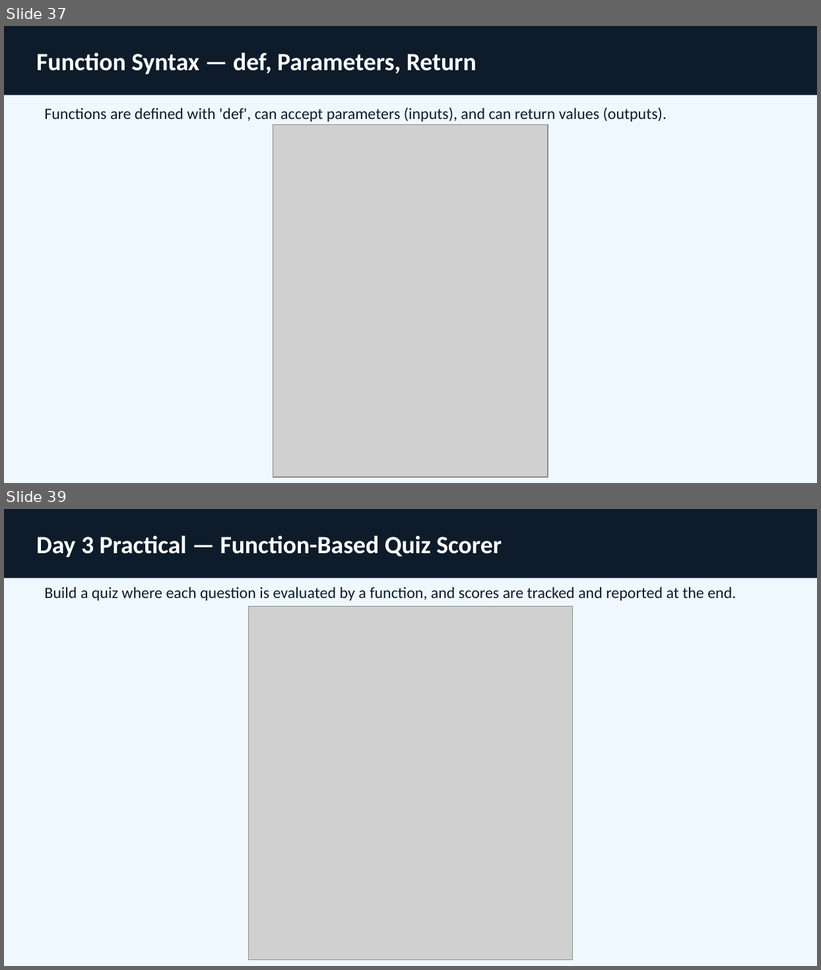
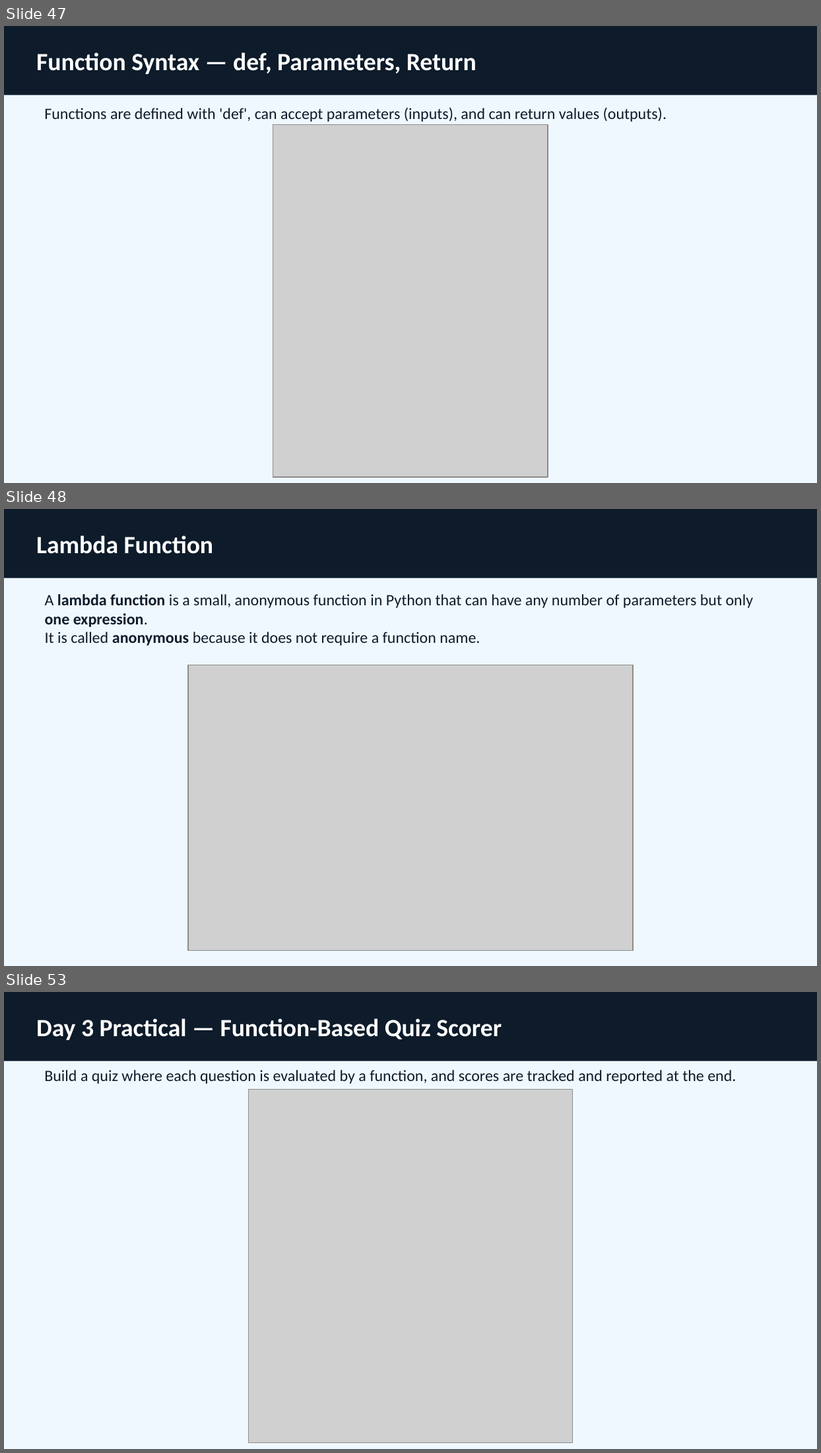
Before and after one commit to GursimranjeetSingh/2b-Academy, a slide deck: Presentations/2b_Academy_Week1.pptx. Shown one above the other, each under a label of ours: slides 37 and 39 before the commit, slides 47, 48 and 53 after it; the slides between them are not shown. The pictures are 821x970 and 821x1453 pixels, drawn with LibreOffice and Linux fonts; fonts in the diff are those of the drawing; grey boxes stand for pictures. Boxes give left, top, right and bottom in pixels: in the first picture for what was removed or moved away, otherwise in the second. Text is boxed around its words. In the diff, an @@ line names an element or a change of style, - is before the commit and + after.

Commit message:
removed outdated code files and updated week 1 presentation added python cheat sheet

```diff
--- a/Presentations/2b_Academy_Week1.pptx
+++ b/Presentations/2b_Academy_Week1.pptx
@@ slide 48 added at [4, 509, 817, 966], background #F0F8FF @@
@@ rectangle added at [4, 509, 817, 578], fill #0D1B2A @@
@@ text added at [36, 535, 214, 554], 22 pt, text #FFFFFF, bold @@
+Lambda Function
@@ text added at [45, 594, 754, 646], 14 pt, text #0D1B2A @@
+A lambda function is a small, anonymous function in Python that can have any number of parameters but only one expression.
+It is called anonymous because it does not require a function name.
@@ picture added at [187, 665, 632, 951] @@
@@ what was slide 37 is now slide 47 @@
@@ what was slide 39 is now slide 53 @@
```
Also in this commit, not shown: 14 other slides added, 1 slide removed, 12 other files.
